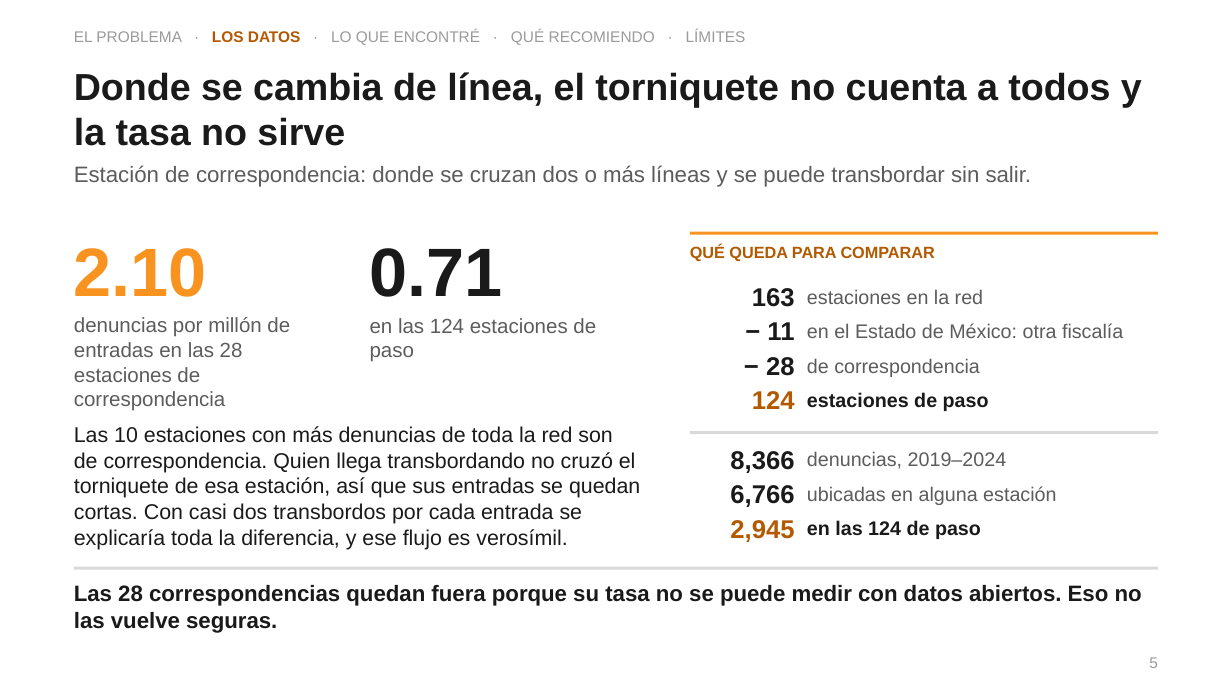
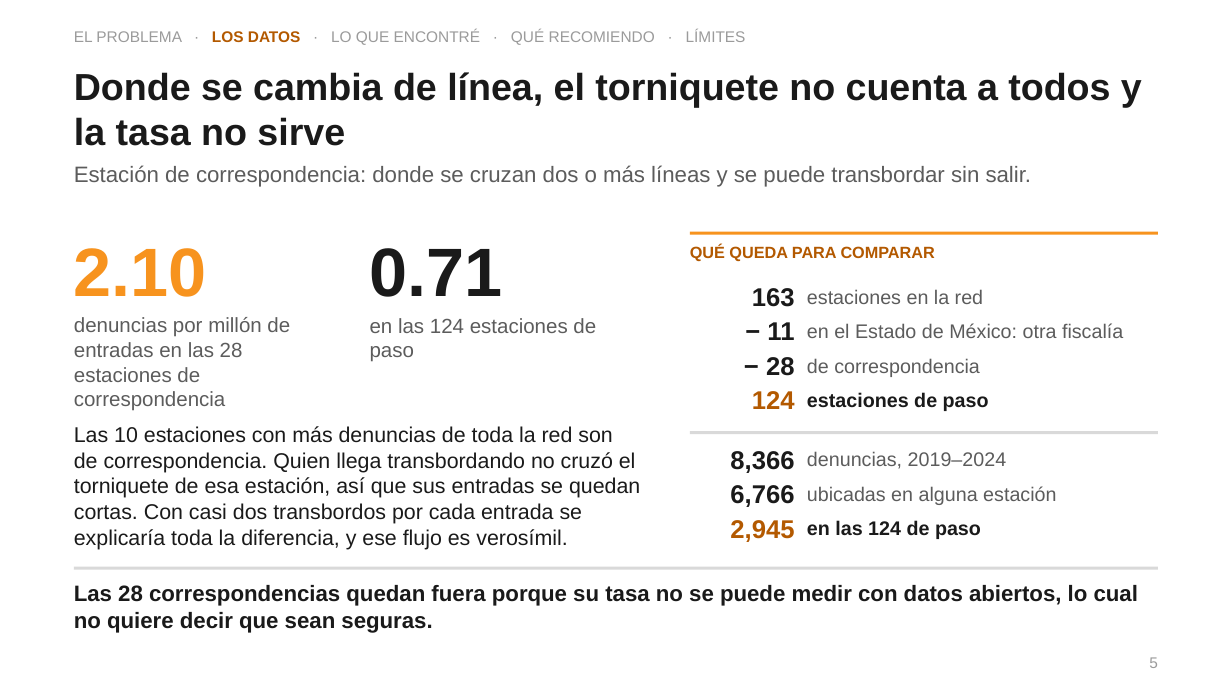
Before and after one commit to sebastiancordoba/caso-inseguridad-cdmx, a slide deck: slide 5 of docs/presentacion/presentacion.pptx. Drawn at 1232x693 pixels with LibreOffice and Linux fonts; fonts in the diff are those of the drawing. Boxes give left, top, right and bottom in pixels: in the first picture for what was removed or moved away, otherwise in the second. Text is boxed around its words. In the diff, an @@ line names an element or a change of style, - is before the commit and + after.

```diff
--- a/docs/presentacion/presentacion.pptx
+++ b/docs/presentacion/presentacion.pptx
@@ text at <box>74,585,1138,633</box>: text changed @@
-Las 28 correspondencias quedan fuera porque su tasa no se puede medir con datos abiertos. Eso no las vuelve seguras.
+Las 28 correspondencias quedan fuera porque su tasa no se puede medir con datos abiertos, lo cual no quiere decir que sean seguras.
```
Also in this commit, not shown: 5 other slides changed, 6 other files.
